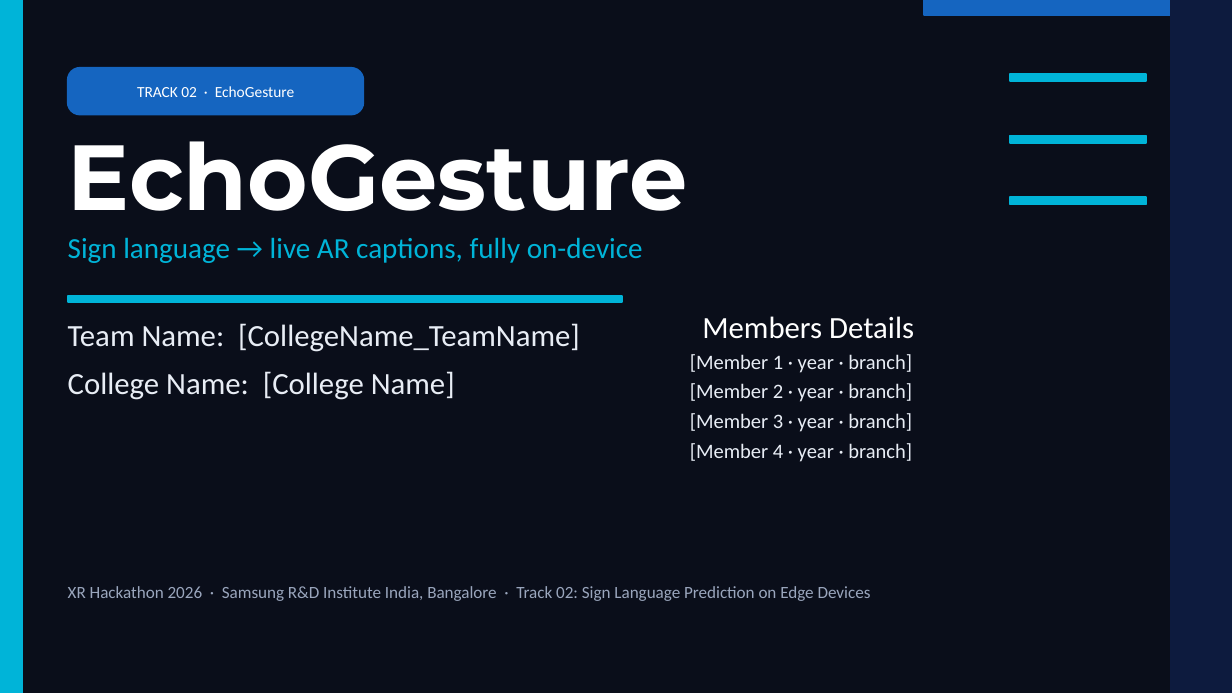
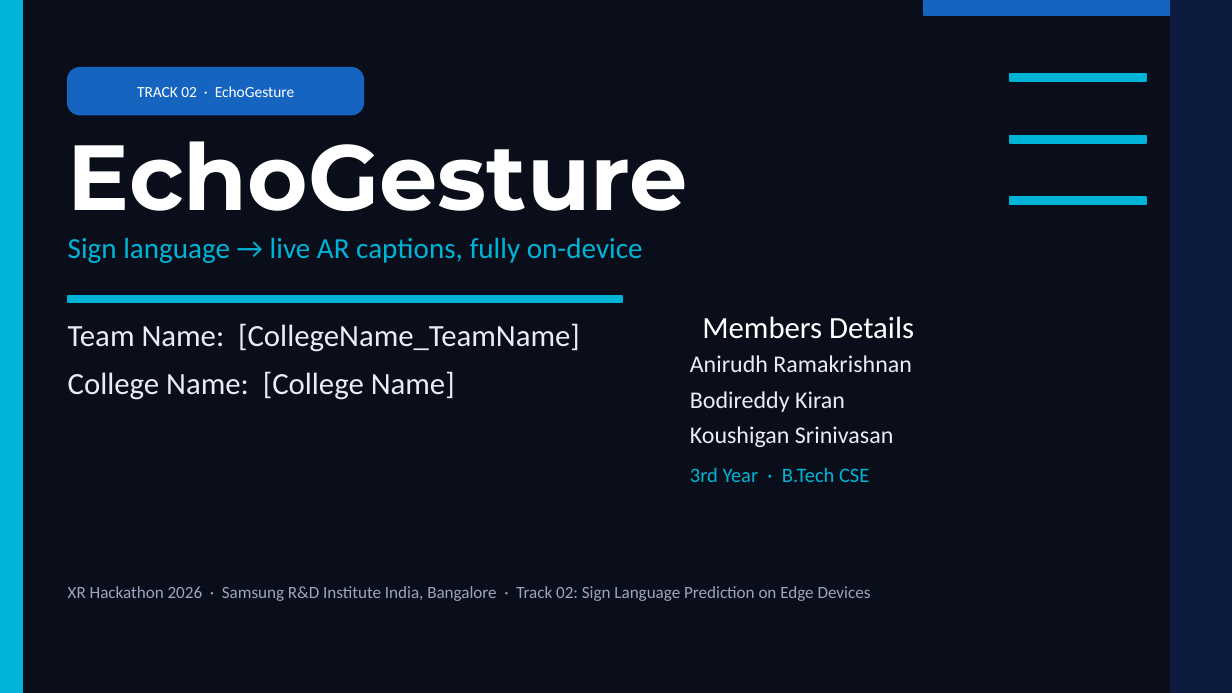
Before and after one commit to iamroyce007/echogesture, a slide deck: slide 1 of docs/CollegeName_TeamName_Submission.pptx. Drawn at 1232x693 pixels with LibreOffice and Linux fonts; fonts in the diff are those of the drawing. Boxes give left, top, right and bottom in pixels: in the first picture for what was removed or moved away, otherwise in the second. Text is boxed around its words. In the diff, an @@ line names an element or a change of style, - is before the commit and + after.

```diff
--- a/docs/CollegeName_TeamName_Submission.pptx
+++ b/docs/CollegeName_TeamName_Submission.pptx
@@ text at (x1=690, y1=355, x2=912, y2=482): text changed; size 12 to 14 pt @@
-[Member 1 · year · branch]
-[Member 2 · year · branch]
-[Member 3 · year · branch]
-[Member 4 · year · branch]
+Anirudh Ramakrishnan
+Bodireddy Kiran
+Koushigan Srinivasan
+3rd Year · B.Tech CSE
```
Also in this commit, not shown: 1 other file.
